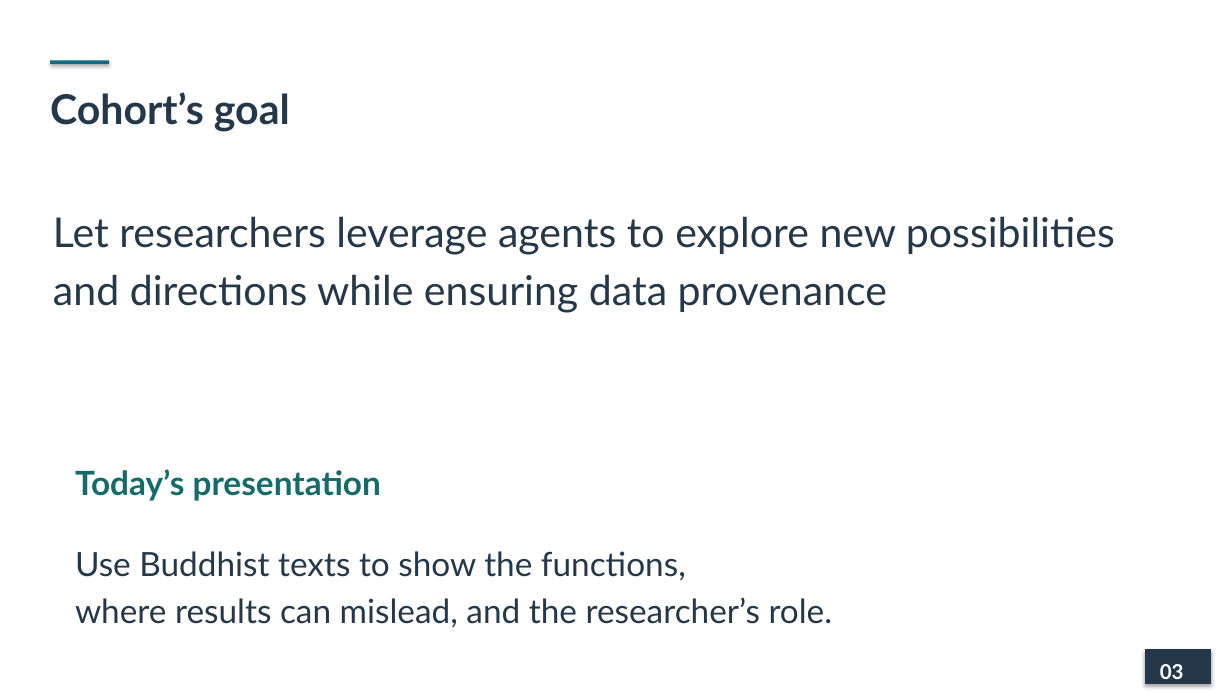
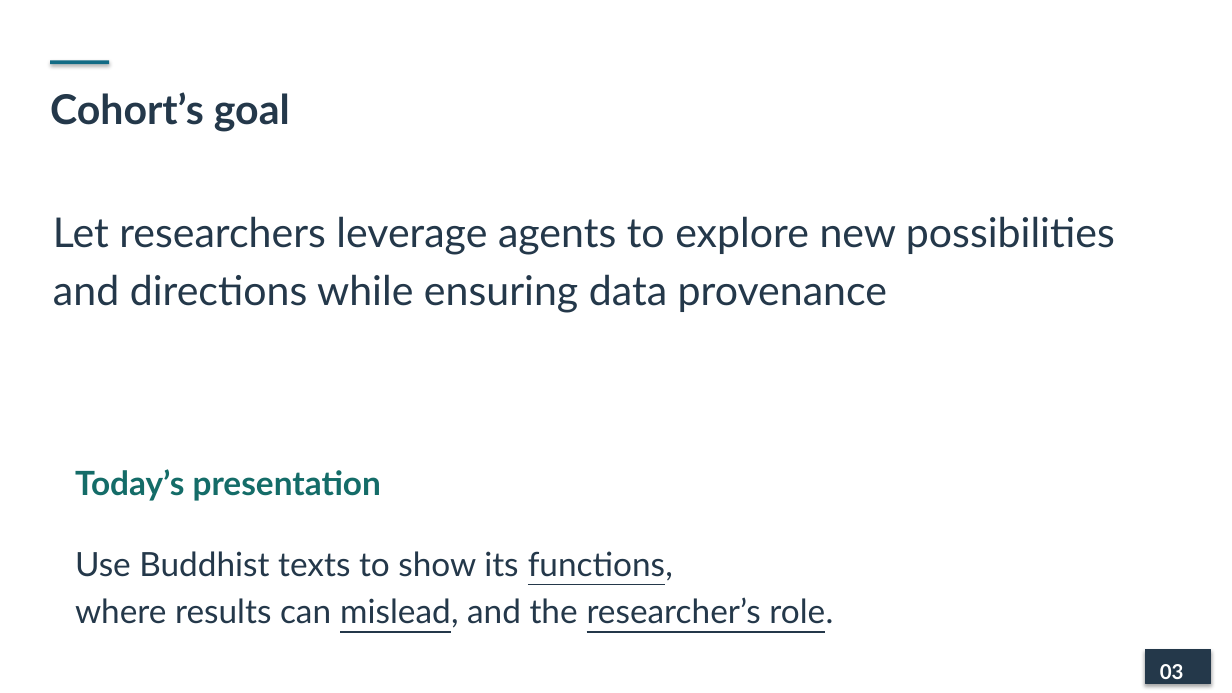
Before and after one commit to lopentu/cohort, a slide deck: slide 3 of docs/presentation/cohort-pnc-2026-main.pptx. Drawn at 1232x693 pixels with LibreOffice and Linux fonts; fonts in the diff are those of the drawing. Boxes give left, top, right and bottom in pixels: in the first picture for what was removed or moved away, otherwise in the second. Text is boxed around its words. In the diff, an @@ line names an element or a change of style, - is before the commit and + after.

Commit message:
Show vocabulary interface before its calculation slide

```diff
--- a/docs/presentation/cohort-pnc-2026-main.pptx
+++ b/docs/presentation/cohort-pnc-2026-main.pptx
@@ text at [75,551,673,580]: text changed @@
-Use Buddhist texts to show the functions,
+Use Buddhist texts to show its functions,
@@ text at [75,597,833,628]: underline on in "mislead, researcher’s role." @@
```
Also in this commit, not shown: 5 other slides changed.
